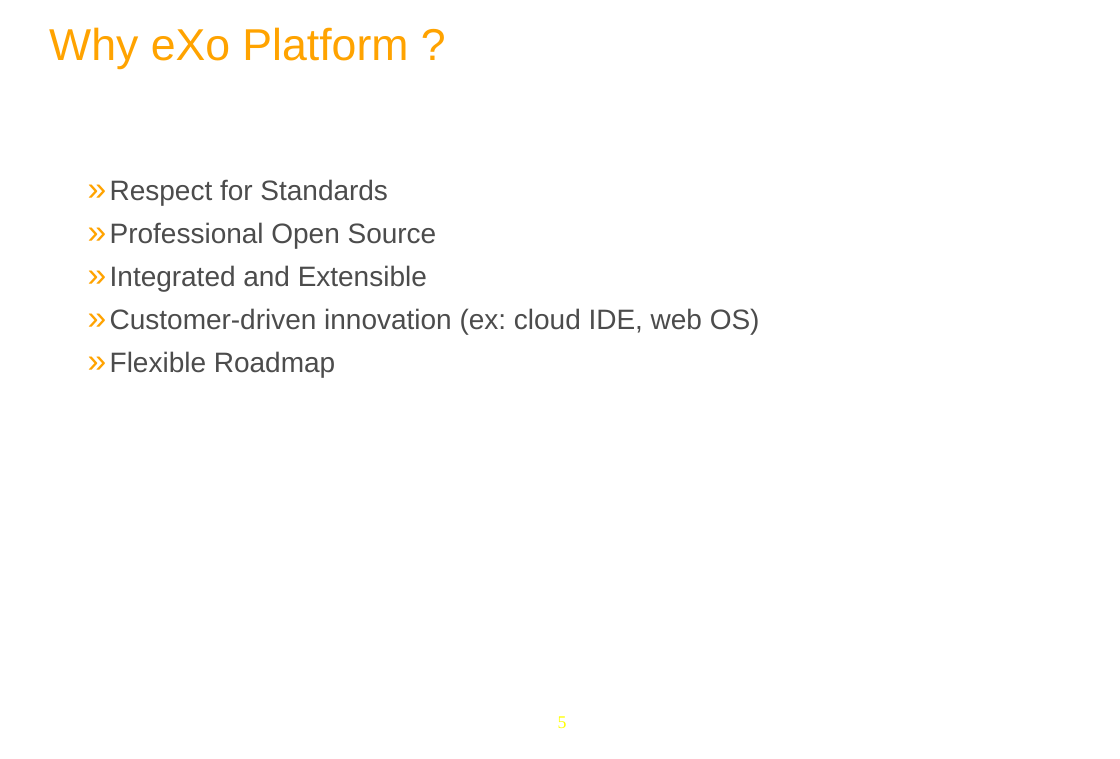
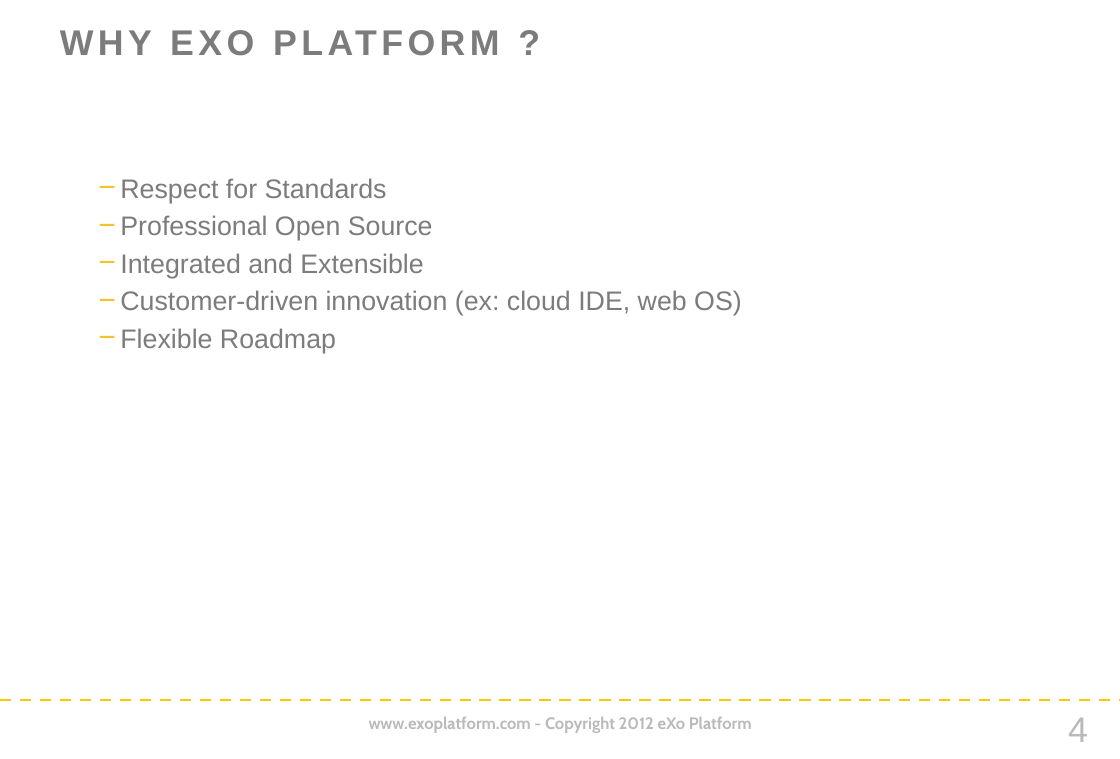
Before and after one commit to anhvurz90/training, a slide deck: slide 4 of plf3_5/eXoFundamentals/030-Portal-Intro/030-Portal-Intro-en.pptx (slide 5 before the commit). Drawn at 1120x759 pixels with LibreOffice and Linux fonts; fonts in the diff are those of the drawing; background and template pictures are left out. Boxes give left, top, right and bottom in pixels: in the first picture for what was removed or moved away, otherwise in the second. Text is boxed around its words. In the diff, an @@ line names an element or a change of style, - is before the commit and + after.

Commit message:
eXo Fundamentals slides in new Company style

```diff
--- a/plf3_5/eXoFundamentals/030-Portal-Intro/030-Portal-Intro-en.pptx
+++ b/plf3_5/eXoFundamentals/030-Portal-Intro/030-Portal-Intro-en.pptx
@@ title at box(49, 27, 408, 69): text changed; size 35 to 28 pt; text colour #FFA300 to #7C7C7C; bold on @@
-Why eXo Platform ?
+WHY EXO PLATFORM ?
@@ text "Respect for Standards" at box(120, 178, 742, 353): size 22 to 21 pt, text colour #4C4C4C to #7C7C7C; bullet » to −; line spacing 0.74 to 1; less space between paragraphs; bullet colour #FFA300 to #F7C12E @@
@@ line added from (0, 700) to (1120, 700), #FAC900 2.25 pt dashed @@
@@ text added at box(369, 717, 752, 733), 13 pt, text #BABABA, bold @@
+www.exoplatform.com - Copyright 2012 eXo Platform
@@ page number removed at box(558, 716, 567, 728) @@
-5
@@ page number added at box(1068, 718, 1088, 742), 28 pt, text #BABABA @@
+4
```
Also in this commit, not shown: 39 other slides changed, 3 slides added, 4 slides removed, 1 other file.
